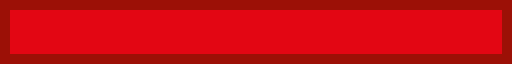
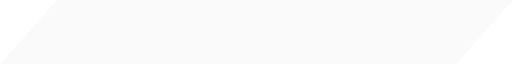
Before/after of a w=512, h=64 layered artwork. What changed in the layer stack:
renamed "Health_Bar_Background" to "Fill", hid it, moved it above "Outline", painted on it over (0, 0, 512, 64)
renamed "Health_Bar_Outline" to "Backgruond", painted on it over (0, 0, 512, 64)
removed layer "Health_Bar_Fill" over (0, 0, 512, 64)
hid "Background", painted on it over (0, 0, 512, 64)
